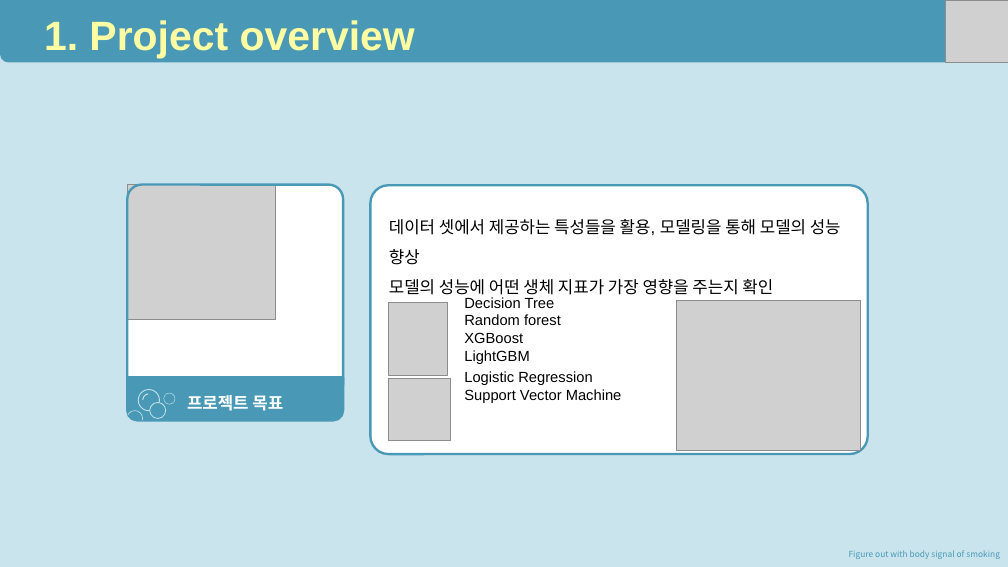
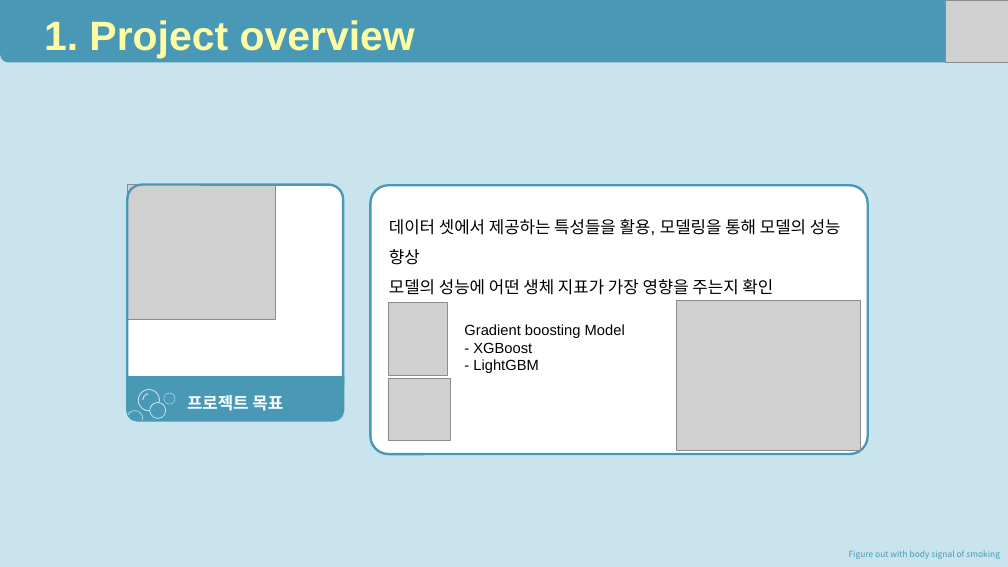
Before and after one commit to devseungil/ML-Project, a slide deck: slide 5 of ML Project.pptx. Drawn at 1008x567 pixels with LibreOffice and Linux fonts; fonts in the diff are those of the drawing; grey boxes stand for pictures. Boxes give left, top, right and bottom in pixels: in the first picture for what was removed or moved away, otherwise in the second. Text is boxed around its words. In the diff, an @@ line names an element or a change of style, - is before the commit and + after.

```diff
--- a/ML Project.pptx
+++ b/ML Project.pptx
@@ text at (464,324,625,373): text changed @@
-Decision Tree
-Random forest
-XGBoost
-LightGBM
+Gradient boosting Model
+- XGBoost
+- LightGBM
@@ text removed at (464,371,622,403) @@
-Logistic Regression Support Vector Machine
```
Also in this commit, not shown: 1 other slide changed, 1 other file.
